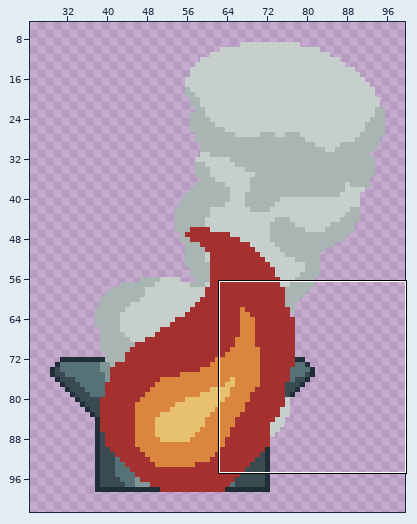
Pixel-art file, stored at Assets/Textures/Booster_Burning.aseprite. Above: a wide view before the commit, with the close-up outlined.
Close-up. As it was:
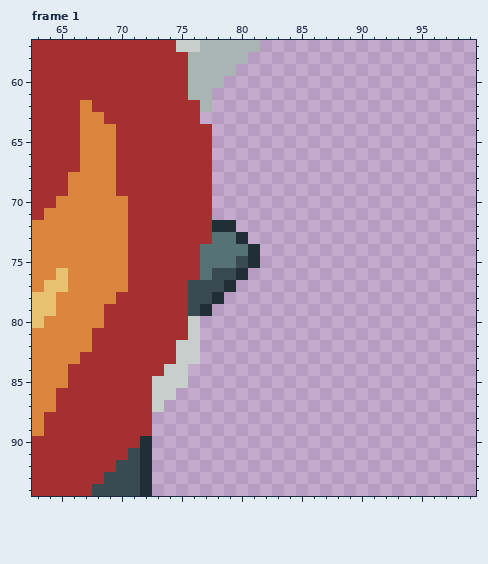
128x128 pixels, 4 frames. Shown: frame 1: x 63..99, y 57..94. The wide view leaves out empty margins. The commit also changed other frames or places, which this record leaves out.
And afterwards:
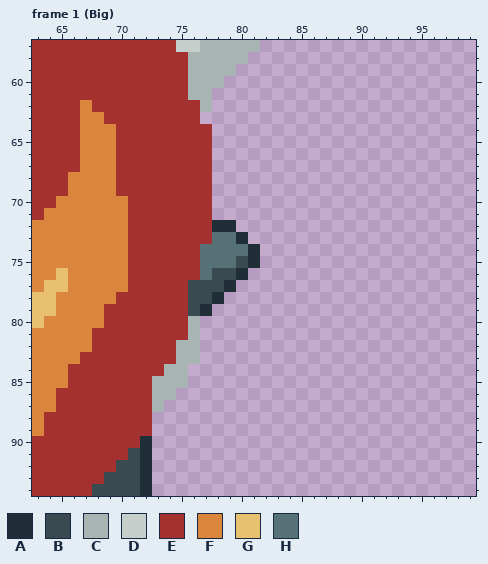
Palette (. is transparent): A #202e37  B #394a50  C #a8b5b2  D #c7cfcc  E #a53030  F #da863e  G #e8c170  H #577277
From the commit log: Add intermediate steps to breaking / burning
Edits made:
Frame 1 (Big), layer "Smoke":
Colour D becomes colour C in rows 80 to 81 at x 76; in rows 82 to 83 at x 75 to 76; in row 84 at x 74 to 75; in row 85 at x 73 to 75; in row 86 at x 73 to 74; in row 87 at x 73.
Changed places in both close-ups, as pixel boxes (x1, y1, x2, y2):
changed: (152, 316, 200, 412)
